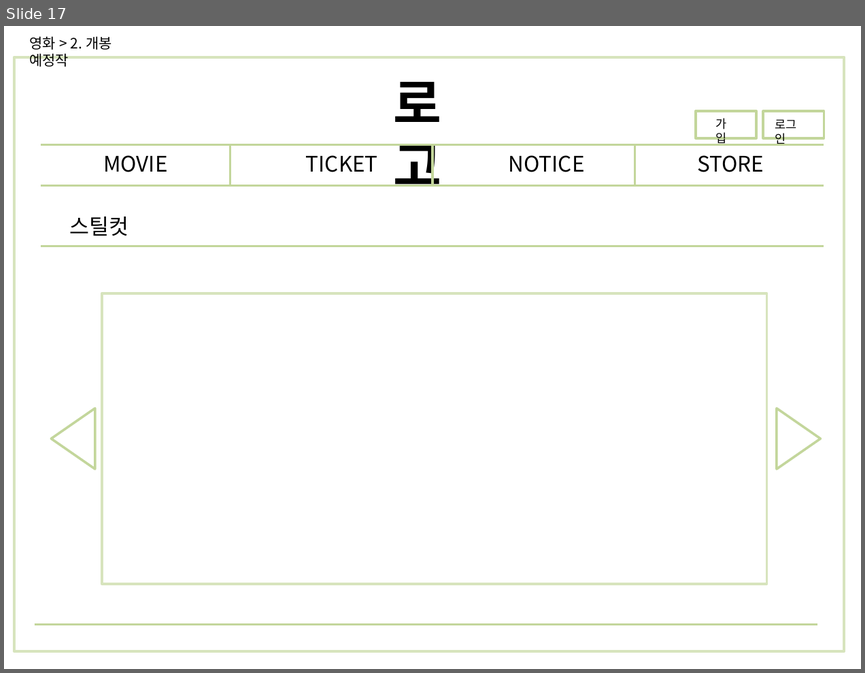
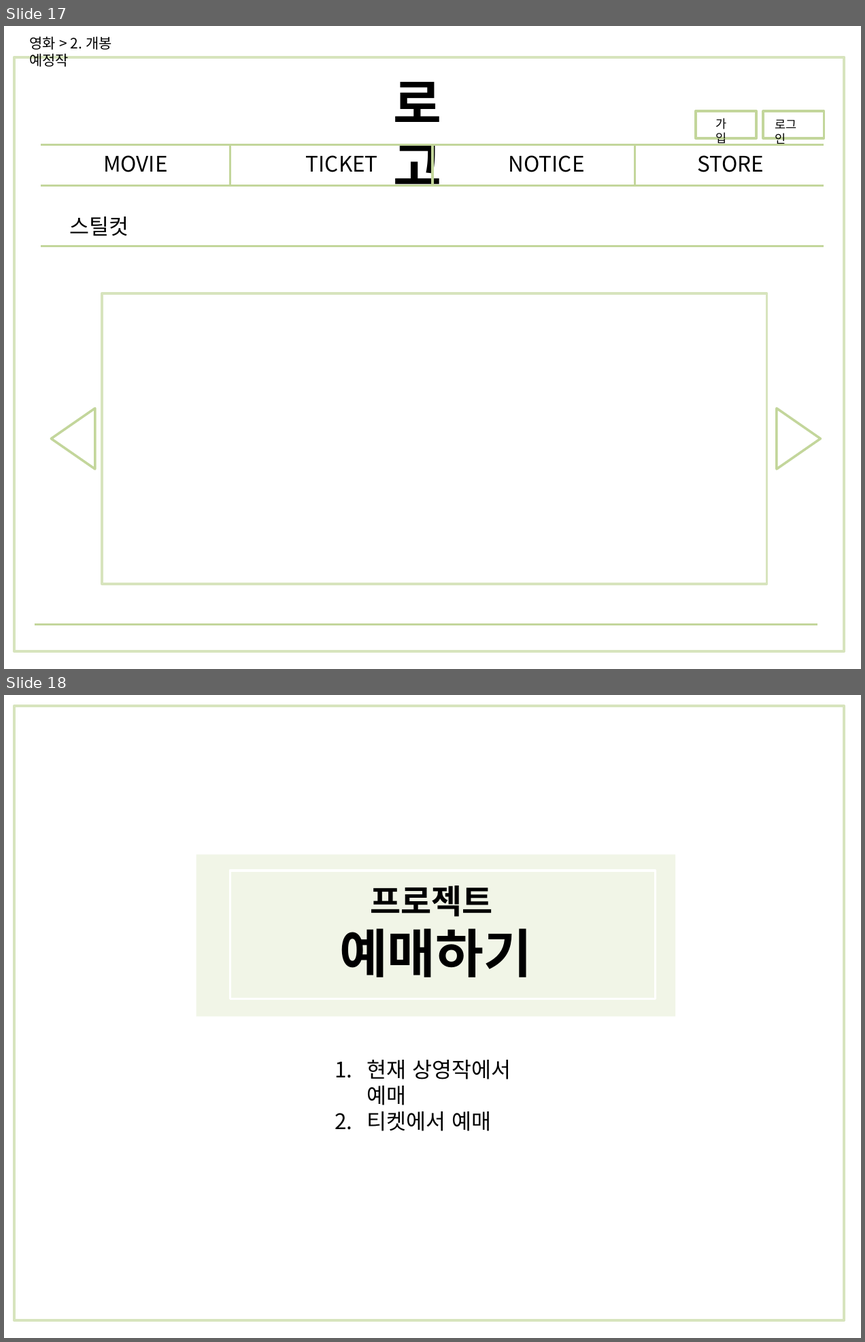
Before and after one commit to mingu-seo/java1, a slide deck: plan/영화-사용자.pptx. Shown one above the other, each under a label of ours: slide 17 before the commit, slides 17 and 18 after it. The pictures are 865x673 and 865x1342 pixels, drawn with LibreOffice and Linux fonts; fonts in the diff are those of the drawing. Boxes give left, top, right and bottom in pixels: in the first picture for what was removed or moved away, otherwise in the second. Text is boxed around its words. In the diff, an @@ line names an element or a change of style, - is before the commit and + after.

```diff
--- a/plan/영화-사용자.pptx
+++ b/plan/영화-사용자.pptx
@@ slide 18 added at (x1=4, y1=695, x2=861, y2=1338), background #FFFFFF @@
@@ rectangle added at (x1=14, y1=706, x2=844, y2=1321), outline #D7E4BD 2 pt @@
@@ rectangle added at (x1=196, y1=854, x2=675, y2=1016), fill #D7E4BD at 35% opacity @@
@@ rectangle added at (x1=230, y1=870, x2=655, y2=999), outline #FFFFFF 2 pt @@
@@ text added at (x1=339, y1=885, x2=532, y2=977), 28 pt, text #000000, bold @@
+프로젝트
+예매하기
@@ text added at (x1=367, y1=1059, x2=511, y2=1131), 18 pt, text #000000 @@
+1. 현재 상영작에서 예매
+2. 티켓에서 예매
```
Also in this commit, not shown: 2 other slides added, 17 other files.
